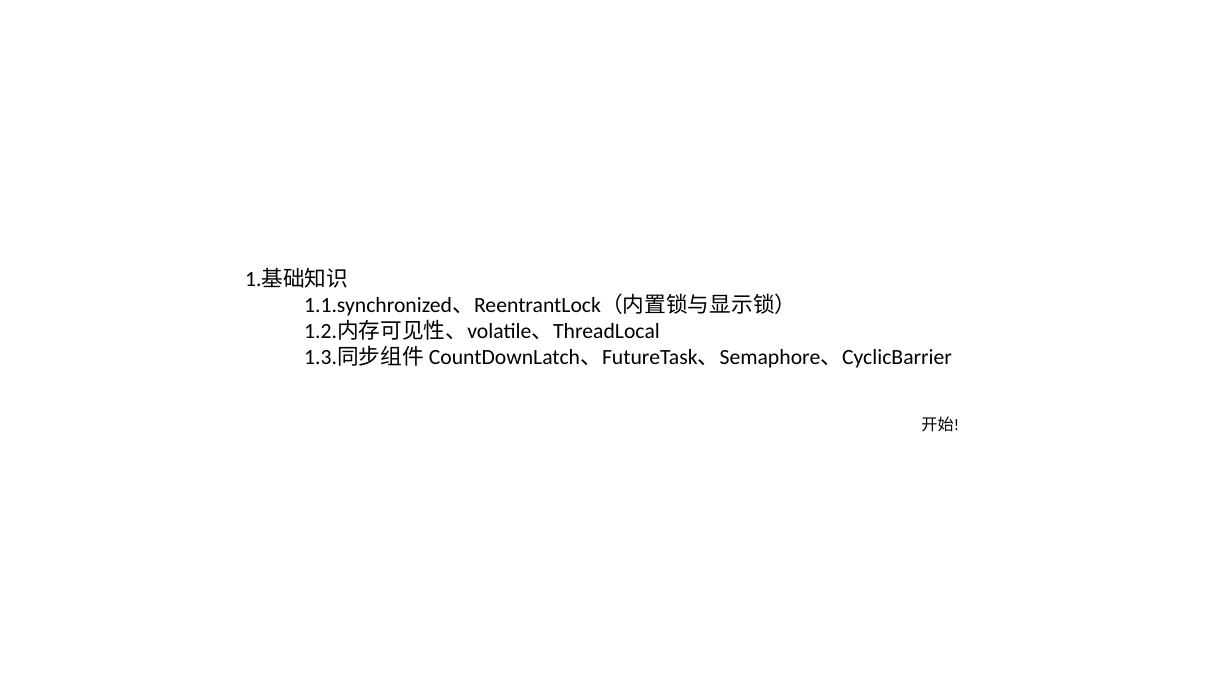
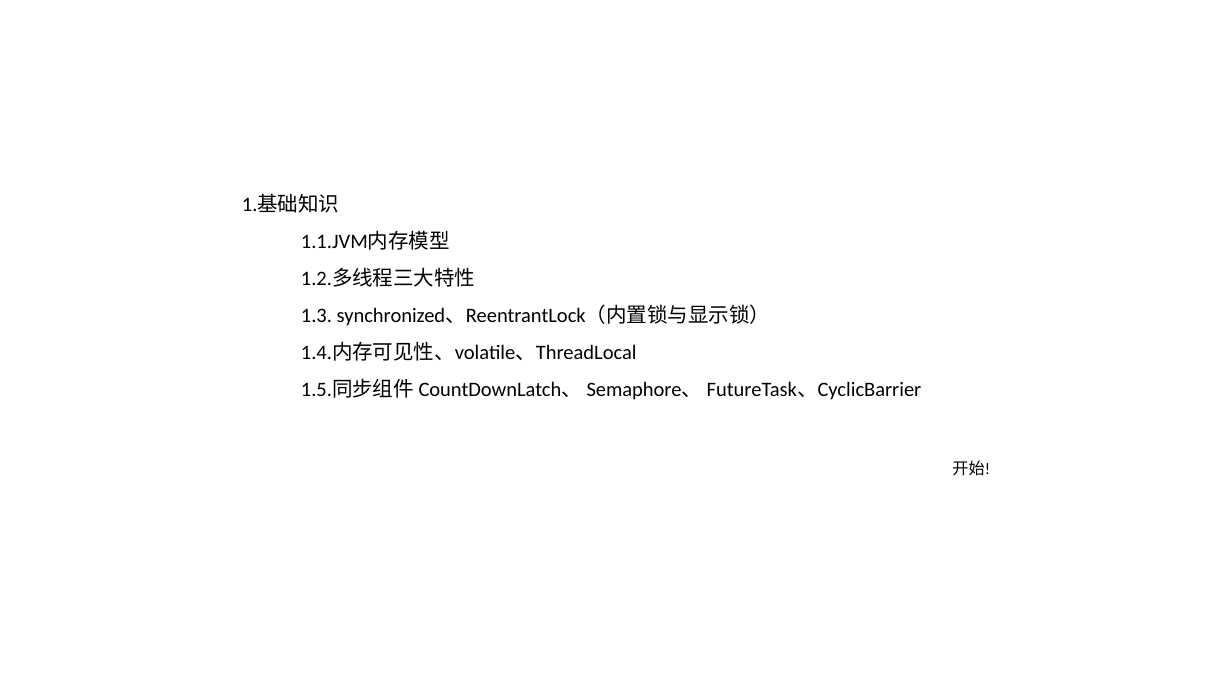
Before and after one commit to huangshumei/concurrentDemo, a slide deck: slide 3 of doc/concurrency-冯建.pptx. Drawn at 1232x693 pixels with LibreOffice and Linux fonts; fonts in the diff are those of the drawing. Boxes give left, top, right and bottom in pixels: in the first picture for what was removed or moved away, otherwise in the second. Text is boxed around its words. In the diff, an @@ line names an element or a change of style, - is before the commit and + after.

Commit message:
多线程编程demo

```diff
--- a/doc/concurrency-冯建.pptx
+++ b/doc/concurrency-冯建.pptx
@@ text "1.基础知识": place and size @@
-text "1.基础知识" at (245,268,952,368)
+text "1.基础知识" at (242,194,922,400)
@@ text at (242,194,339,213): size 16.9 to 16 pt in "1.基础知识"; line spacing 1 to 1.5 @@
@@ text at (301,231,922,400): text changed; size 16.9 to 16 pt @@
-1.1.synchronized、ReentrantLock（内置锁与显示锁）
-1.2.内存可见性、volatile、ThreadLocal
-1.3.同步组件 CountDownLatch、FutureTask、Semaphore、CyclicBarrier
+1.1.JVM内存模型
+1.2.多线程三大特性
+1.3. synchronized、ReentrantLock（内置锁与显示锁）
+1.4.内存可见性、volatile、ThreadLocal
+1.5.同步组件 CountDownLatch、 Semaphore、 FutureTask、CyclicBarrier
@@ text "开始!": place and size @@
-text "开始!" at (921,416,959,432)
+text "开始!" at (952,460,990,476)
```
Also in this commit, not shown: 26 other slides changed, 7 slides added, 12 slides removed, 18 other files.
